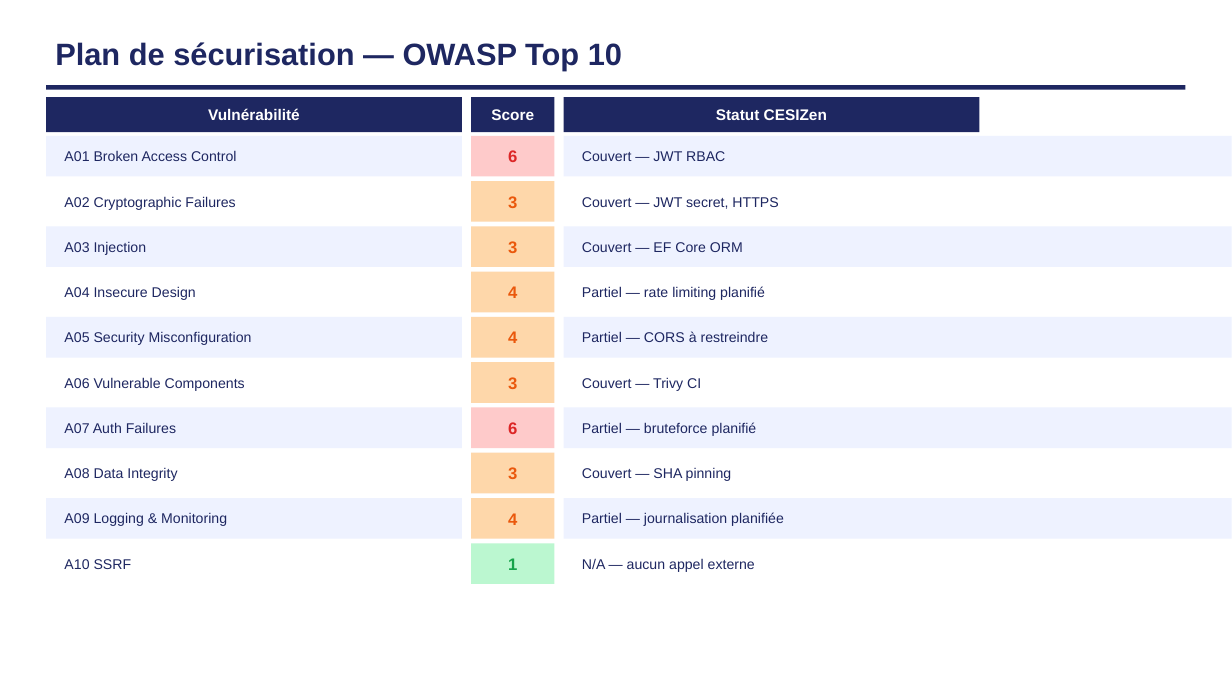
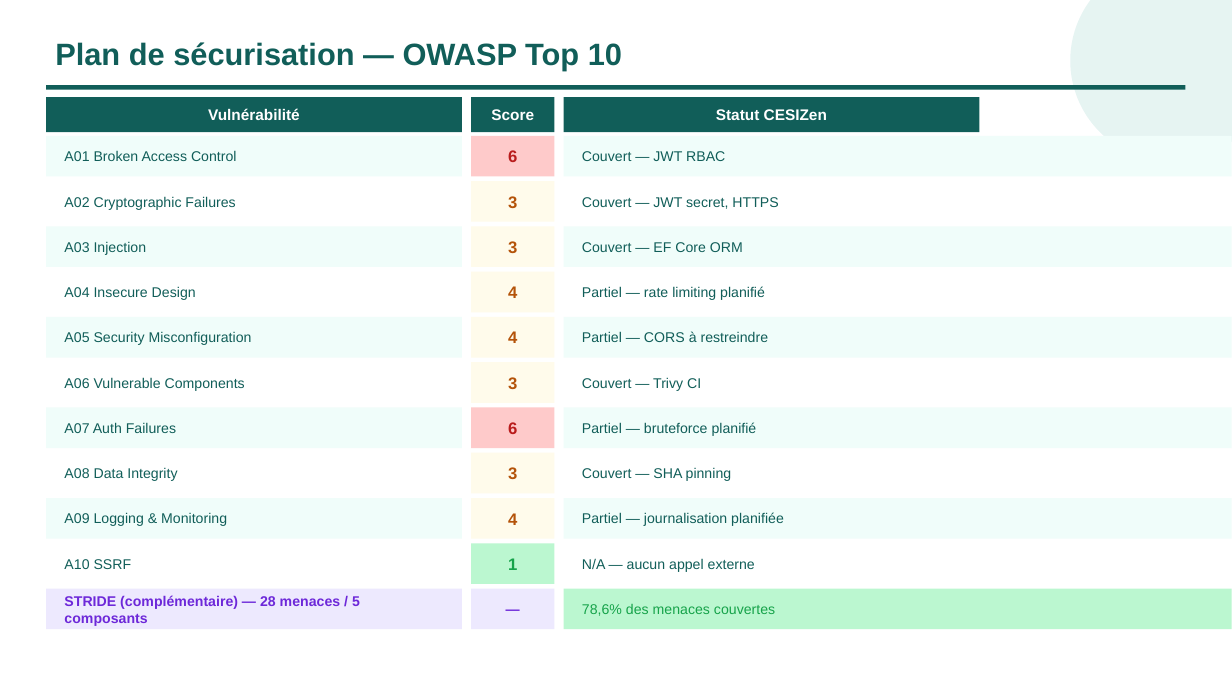
Before and after one commit to Clement-Souil/CesiZen, a slide deck: slide 12 of docs-bloc3/Soutenance_Bloc3_CESIZen.pptx (slide 15 before the commit). Drawn at 1232x693 pixels with LibreOffice and Linux fonts; fonts in the diff are those of the drawing. Boxes give left, top, right and bottom in pixels: in the first picture for what was removed or moved away, otherwise in the second. Text is boxed around its words. In the diff, an @@ line names an element or a change of style, - is before the commit and + after.

```diff
--- a/docs-bloc3/Soutenance_Bloc3_CESIZen.pptx
+++ b/docs-bloc3/Soutenance_Bloc3_CESIZen.pptx
@@ ellipse added at [1070, 0, 1232, 162], fill #0D9488 at 10% opacity @@
@@ fill #1E2761 to #115E59 in 4 elements at [46, 85, 1186, 90], [46, 97, 462, 132], [471, 97, 555, 132], [564, 97, 980, 132] @@
@@ text "6" at [508, 150, 517, 162]: text colour #DC2626 to #B91C1C @@
@@ text "6" at [508, 422, 517, 434]: text colour #DC2626 to #B91C1C @@
@@ text colour #EA580C to #B45309 in 7 elements at [508, 196, 517, 208], [508, 241, 517, 253], [508, 286, 517, 298], [508, 331, 517, 343], [508, 377, 517, 389], [508, 467, 517, 479], [508, 513, 517, 525] @@
@@ fill #FED7AA to #FFFBEB in 7 elements at [471, 181, 555, 222], [471, 226, 555, 267], [471, 272, 555, 312], [471, 317, 555, 358], [471, 362, 555, 403], [471, 453, 555, 494], [471, 498, 555, 539] @@
@@ fill #EEF2FF to #F0FDFA in 10 elements at [46, 136, 462, 177], [564, 136, 1232, 177], [46, 226, 462, 267], [564, 226, 1232, 267], [46, 317, 462, 358], [564, 317, 1232, 358], [46, 408, 462, 448], [564, 408, 1232, 448], [46, 498, 462, 539], [564, 498, 1232, 539] @@
@@ text colour #1E2761 to #115E59 in 21 elements at [55, 42, 622, 71], [64, 151, 237, 161], [582, 151, 725, 161], [64, 196, 235, 210], [582, 197, 778, 209], [64, 242, 147, 255], [582, 242, 743, 252], [64, 286, 196, 300], [582, 286, 765, 300], [64, 332, 252, 345], [582, 331, 769, 342], [64, 377, 245, 391], [582, 377, 701, 391], [64, 422, 176, 433], [582, 422, 757, 436], [64, 467, 177, 481], [582, 467, 732, 481], [64, 512, 227, 526], [582, 512, 784, 526], [64, 559, 132, 569], [582, 558, 755, 572] @@
@@ rectangle added at [46, 589, 462, 629], fill #EDE9FE @@
@@ text added at [64, 595, 360, 626], 11 pt, text #6D28D9, bold @@
+STRIDE (complémentaire) — 28 menaces / 5 composants
@@ rectangle added at [471, 589, 555, 629], fill #EDE9FE @@
@@ text added at [471, 593, 555, 625], 11 pt, text #6D28D9, bold @@
+—
@@ rectangle added at [564, 589, 1232, 629], fill #BBF7D0 @@
@@ text added at [582, 604, 775, 616], 11 pt, text #16A34A @@
+78,6% des menaces couvertes
```
Also in this commit, not shown: 19 other slides changed, 6 slides removed, 40 other files.
